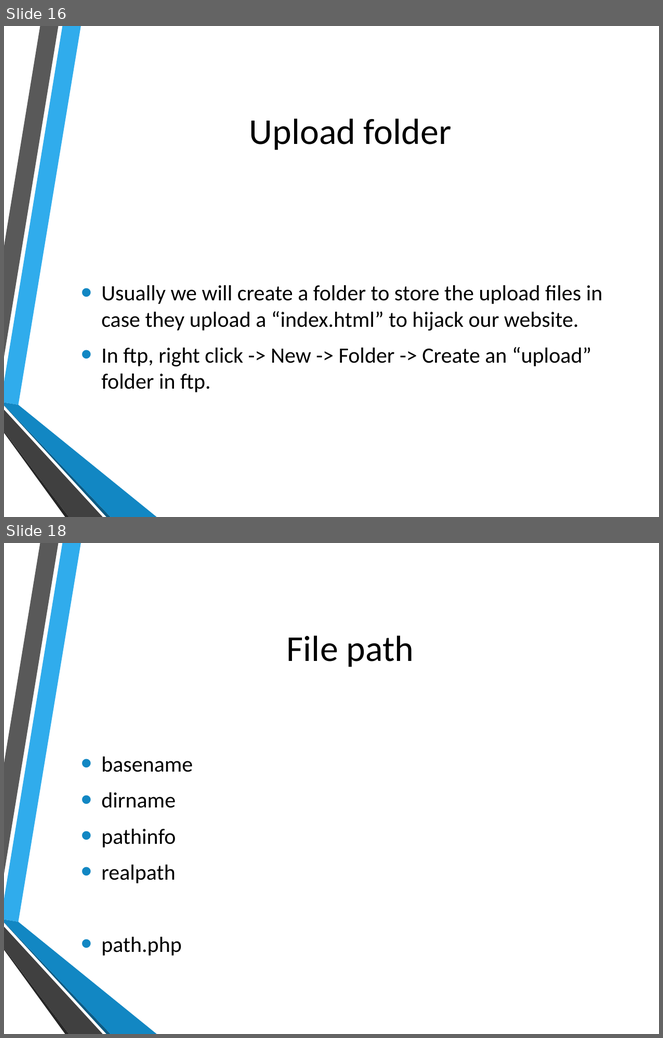
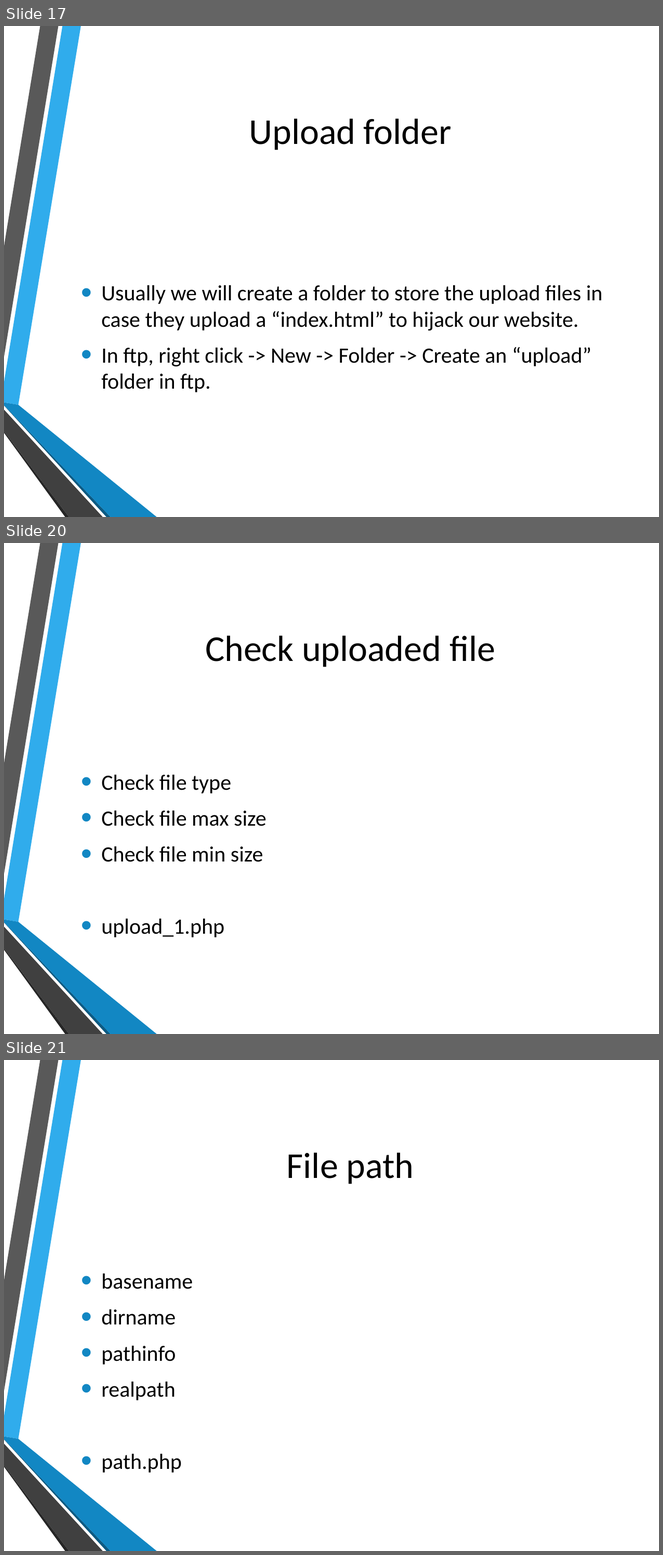
Before and after one commit to hatted/fevaworks-php, a slide deck: php-fw6/lesson6.pptx. Shown one above the other, each under a label of ours: slides 16 and 18 before the commit, slides 17, 20 and 21 after it; the slides between them are not shown. The pictures are 663x1038 and 663x1555 pixels, drawn with LibreOffice and Linux fonts; fonts in the diff are those of the drawing; background and template pictures are left out. Boxes give left, top, right and bottom in pixels: in the first picture for what was removed or moved away, otherwise in the second. Text is boxed around its words. In the diff, an @@ line names an element or a change of style, - is before the commit and + after.

```diff
--- a/php-fw6/lesson6.pptx
+++ b/php-fw6/lesson6.pptx
@@ slide 20 added at (4, 543, 659, 1034), background picture (left out); not listed: 6 template elements that a slide beside it also shows @@
@@ title added at (205, 636, 495, 667), 40 pt, text #000000 @@
+Check uploaded file
@@ text added at (101, 774, 267, 938), 24 pt, text #000000 @@
+• Check file type
+• Check file max size
+• Check file min size
+• upload_1.php
@@ what was slide 16 is now slide 17 @@
@@ what was slide 18 is now slide 21 @@
```
Also in this commit, not shown: 5 slides changed, 2 other slides added, 55 other files.
